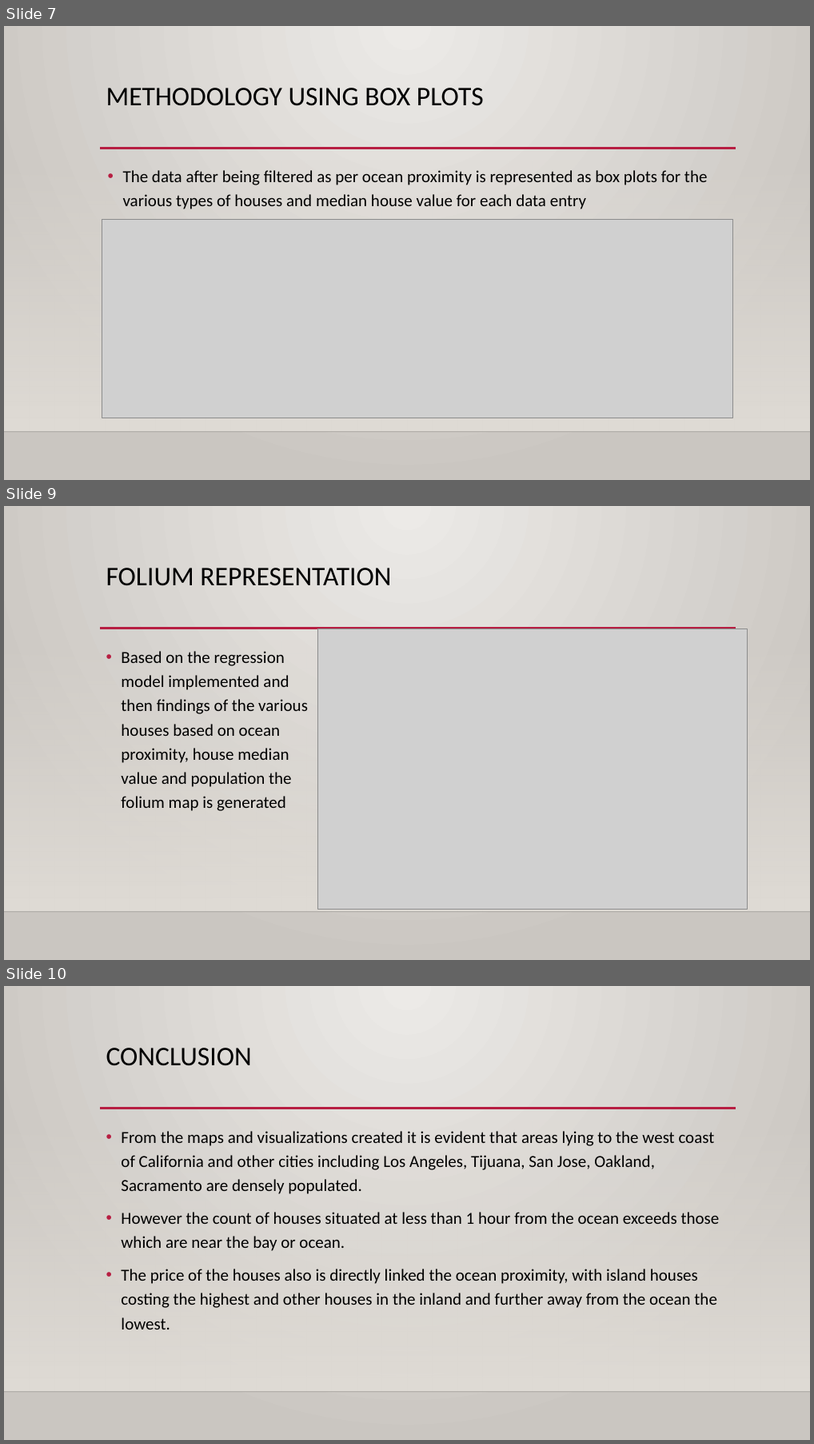
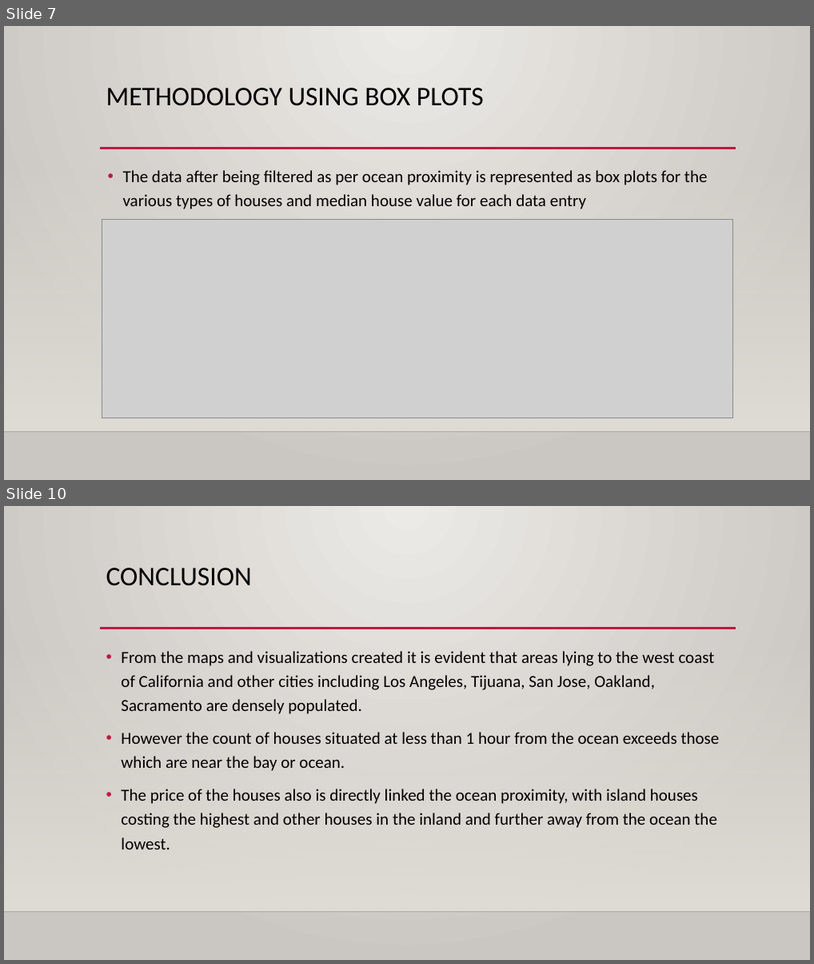
Before and after one commit to rjrnaik/Coursera_Capstone, a slide deck: Coursera_Capstone_Battle_of_the_neighbourhoods/Week2/RN_Final_Presentation.pptx. Shown one above the other, each under a label of ours: slides 7, 9 and 10 before the commit, slides 7 and 10 after it; the slides between them are not shown. The pictures are 814x1444 and 814x964 pixels, drawn with LibreOffice and Linux fonts; fonts in the diff are those of the drawing; grey boxes stand for pictures; background and template pictures are left out. Boxes give left, top, right and bottom in pixels: in the first picture for what was removed or moved away, otherwise in the second. Text is boxed around its words. In the diff, an @@ line names an element or a change of style, - is before the commit and + after.

```diff
--- a/Coursera_Capstone_Battle_of_the_neighbourhoods/Week2/RN_Final_Presentation.pptx
+++ b/Coursera_Capstone_Battle_of_the_neighbourhoods/Week2/RN_Final_Presentation.pptx
@@ slide 9 removed at [4, 506, 810, 960], background gradient #ECEAE7 to #CAC7C1; not listed: 3 template elements that a slide beside it also shows @@
@@ title removed at [106, 568, 391, 586] @@
-FOLIUM REPRESENTATION
@@ picture removed at [318, 629, 747, 909] @@
@@ text removed at [121, 651, 308, 811] @@
-• Based on the regression model implemented and then findings of the various houses based on ocean proximity, house median value and population the folium map is generated
```
Also in this commit, not shown: 2 slides changed, 1 slide added.
